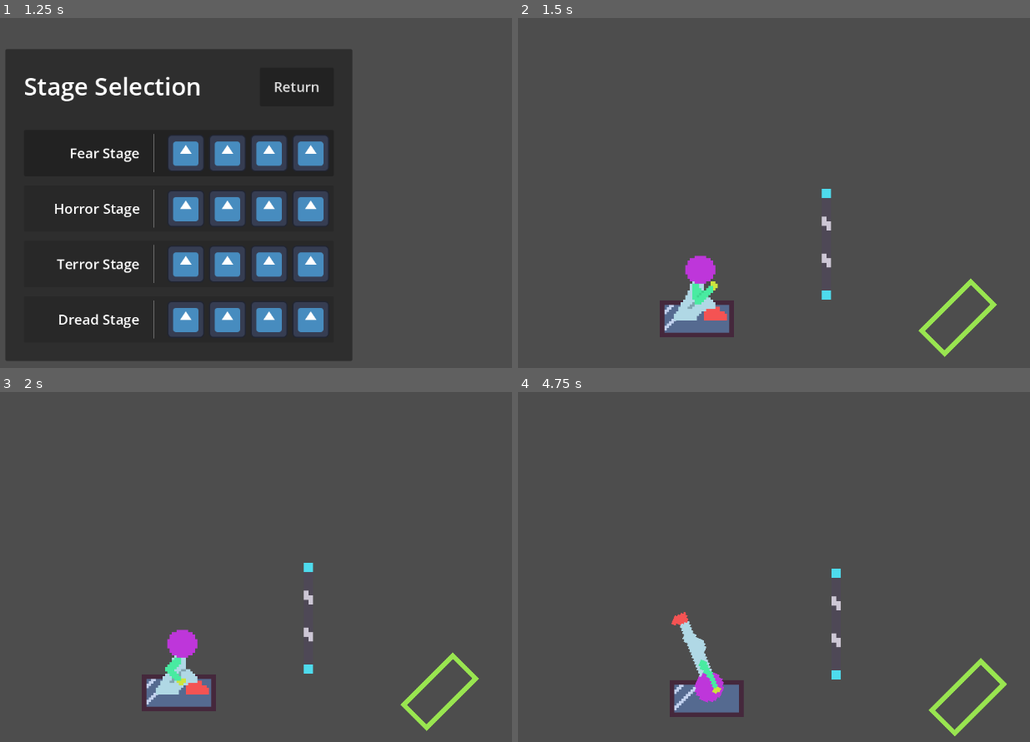
Above: before the commit, frames 1-4 (two rows, left to right).
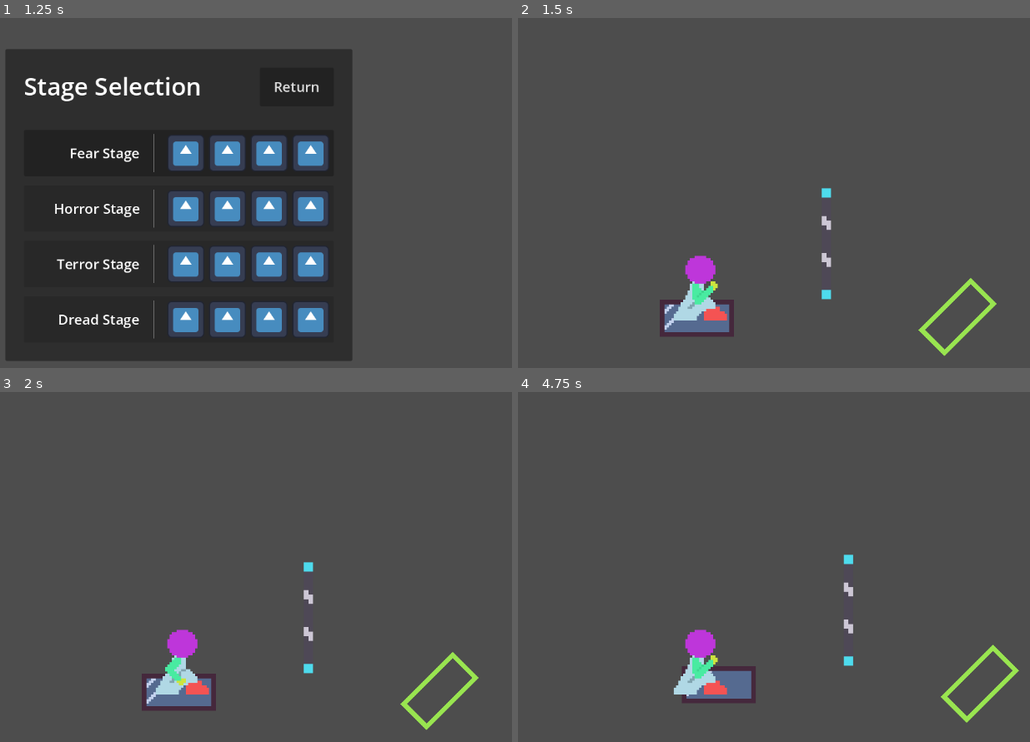
Above: after the commit, the same moments.

Repository: Wake1st/break-glass-godot
Game: Godot game, scene res://main/main.tscn
Same seed, same stepped clock (60 frames per second), same inputs: the game is played once before the commit and once after it. The engine's default icon, where the game draws it, is replaced by a stand-in: a white triangle on a blue panel in a dark square.
Inputs (mouse positions are in pixels of both pictures, inside the frame that each line leads up to):
- Up to frame 1 (1.25 s): click "Play" at 0.5 s
- Up to frame 2 (1.5 s): click (697, 154) at 1.25 s
- Up to frame 3 (2 s): no input
- Up to frame 4 (4.75 s): move the mouse to (661, 654) at 2.02 s; click (661, 654) at 2.1 s; tap Enter at 2.75 s; move the mouse to (896, 633) at 2.77 s; click (896, 633) at 2.85 s; tap Space at 3.5 s; move the mouse to (outside the picture) at 3.52 s; hold Right mouse button (flip) 3.53-4.28 s; click (outside the picture) at 3.8 s; move the mouse to (727, 577) at 4.27 s; click (727, 577) at 4.35 s

Frame 1 is identical in both runs. In frame 2, 0.3% of the frame differs, in the area x 27-94%, y 48-97%; in frame 3, 0.3%; in frame 4, 3.8%, in the area x 29-98%, y 46-99%.

Commit message:
added some sfx

Diff:
--- a/levels/components/platform.gd
+++ b/levels/components/platform.gd
@@ -9,8 +9,9 @@
 
 @export var durability: int = 3
 
-@onready var image = $Image
+@onready var image: Sprite2D = $Image
 @onready var boundary: StaticBody2D = $Boundary
+@onready var sfxPlayer: AudioStreamPlayer2D = $SFXPlayer
 
 var shardScene: PackedScene = preload("res://levels/components/shard.tscn")
 var isBroken: bool = false
@@ -28,6 +29,8 @@
 				break_glass(player.velocity)
 			else:
 				player.surfaceForward = global_transform.x.angle()
+				sfxPlayer.play()
+
 
 
 func break_glass(velocity: Vector2) -> void:
--- a/levels/components/platform.tscn
+++ b/levels/components/platform.tscn
@@ -1,7 +1,8 @@
-[gd_scene load_steps=5 format=3 uid="uid://diylur7volu7j"]
+[gd_scene load_steps=6 format=3 uid="uid://diylur7volu7j"]
 
 [ext_resource type="Script" path="res://levels/components/platform.gd" id="1_ges2p"]
 [ext_resource type="Texture2D" uid="uid://fu8sn8vw05e" path="res://assets/images/glass panel-Sheet.png" id="2_in2tm"]
+[ext_resource type="AudioStream" uid="uid://b18ghtexe7l7r" path="res://assets/sfx/thump.wav" id="3_jqhiv"]
 
 [sub_resource type="PhysicsMaterial" id="PhysicsMaterial_sgnf5"]
 rough = true
@@ -42,5 +43,9 @@
 scale = Vector2(0.595238, 0.173611)
 polygon = PackedVector2Array(-146.42, 41.8101, -119.54, -50.35, 95.5, -50.3501, 122.38, 41.81)
 
+[node name="SFXPlayer" type="AudioStreamPlayer2D" parent="."]
+stream = ExtResource("3_jqhiv")
+bus = &"SFX"
+
 [connection signal="body_entered" from="DetectionTop" to="." method="_on_detection_body_entered"]
 [connection signal="body_entered" from="DetectionBottom" to="." method="_on_detection_body_entered"]
--- a/levels/player/player.gd
+++ b/levels/player/player.gd
@@ -8,7 +8,7 @@
 @onready var aim: Aim = $Aim
 @onready var image: Sprite2D = $Image
 @onready var imageAnimator: AnimationPlayer = $Image/AnimationPlayer
-
+@onready var sfxPlayer: AudioStreamPlayer2D = $SFXPlayer
 
 var isAiming: bool = false
 var headFirst: bool = false
@@ -31,6 +31,7 @@
 
 		# animate
 		imageAnimator.play("idle")
+		sfxPlayer.stop()
 	else:
 		# update motion
 		velocity.y += GRAVITY
@@ -52,6 +53,8 @@
 
 		velocity += aim.launch() * IMPULSE_BOOST
 		flip(true)
+
+		sfxPlayer.play()
 	if Input.is_action_just_pressed("aim"):
 		isAiming = true
 		aim.visible = true
--- a/levels/player/player.tscn
+++ b/levels/player/player.tscn
@@ -1,12 +1,15 @@
-[gd_scene load_steps=11 format=3 uid="uid://cryqnjk6ljur4"]
+[gd_scene load_steps=12 format=3 uid="uid://cryqnjk6ljur4"]
 
 [ext_resource type="Texture2D" uid="uid://r0mg3uhxjjd1" path="res://assets/images/hopper-Sheet-sheet.png" id="1_di721"]
 [ext_resource type="Script" path="res://levels/player/player.gd" id="1_leat7"]
 [ext_resource type="PackedScene" uid="uid://bqv7so7nk8rqp" path="res://levels/player/aim.tscn" id="3_6nnbd"]
 [ext_resource type="PackedScene" uid="uid://ca13mevyyk4eo" path="res://ui/level_menus/failure_menu.tscn" id="4_5je8h"]
 [ext_resource type="PackedScene" uid="uid://dblud0y5ptrek" path="res://ui/level_menus/result_menu.tscn" id="5_daqsu"]
+[ext_resource type="AudioStream" uid="uid://cmmur5h000hcj" path="res://assets/sfx/wind.wav" id="6_m53kx"]
 
-[sub_resource type="CircleShape2D" id="CircleShape2D_qyey6"]
+[sub_resource type="CapsuleShape2D" id="CapsuleShape2D_flkjh"]
+radius = 5.0
+height = 43.0
 
 [sub_resource type="Animation" id="Animation_1pqi0"]
 length = 0.001
@@ -72,8 +75,9 @@
 script = ExtResource("1_leat7")
 
 [node name="CollisionShape2D" type="CollisionShape2D" parent="."]
-position = Vector2(0, -10)
-shape = SubResource("CircleShape2D_qyey6")
+position = Vector2(0, -17)
+rotation = 0.785398
+shape = SubResource("CapsuleShape2D_flkjh")
 
 [node name="Image" type="Sprite2D" parent="."]
 texture_filter = 1
@@ -105,3 +109,6 @@
 unique_name_in_owner = true
 visible = false
 top_level = true
+
+[node name="SFXPlayer" type="AudioStreamPlayer2D" parent="."]
+stream = ExtResource("6_m53kx")
